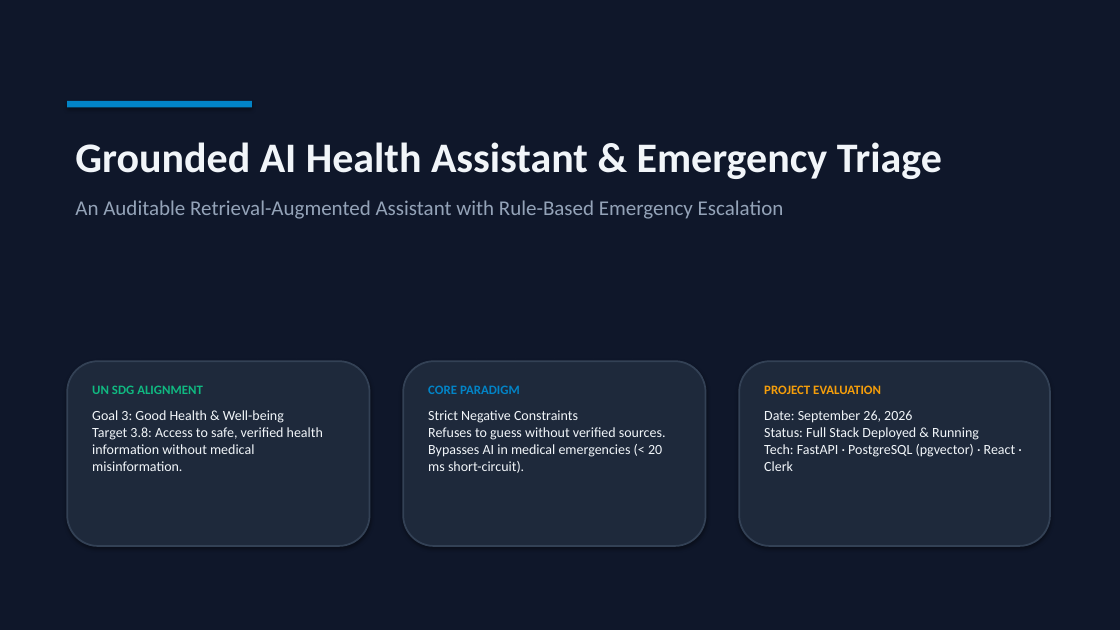
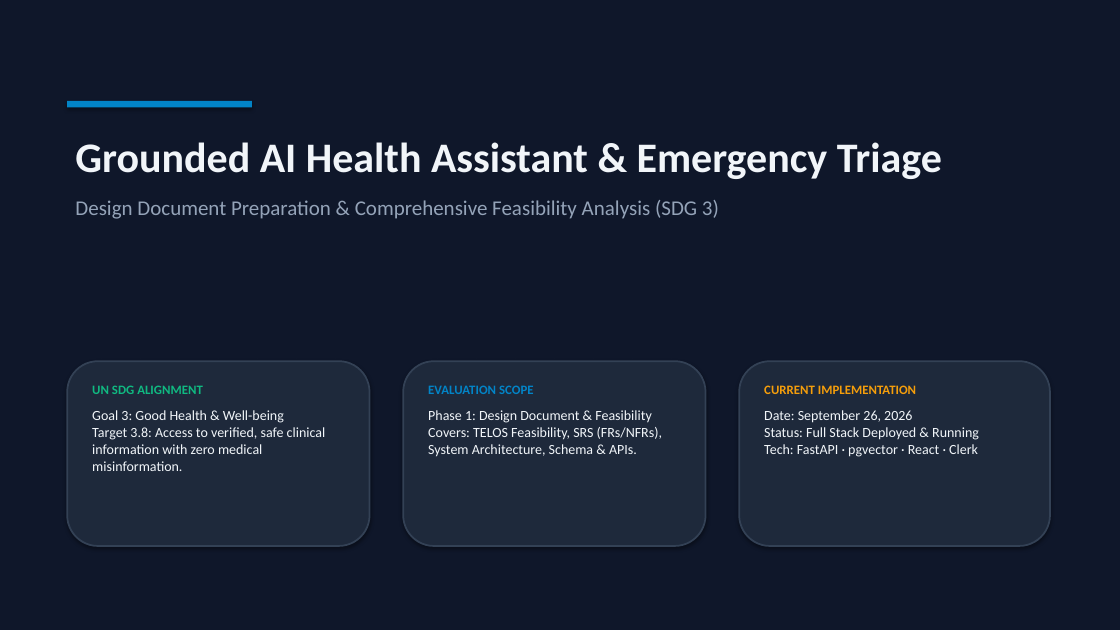
Before and after one commit to Shardul9999/Health_Assistant, a slide deck: slide 1 of docs/Health_Assistant_Evaluation.pptx. Drawn at 1120x630 pixels with LibreOffice and Linux fonts; fonts in the diff are those of the drawing. Boxes give left, top, right and bottom in pixels: in the first picture for what was removed or moved away, otherwise in the second. Text is boxed around its words. In the diff, an @@ line names an element or a change of style, - is before the commit and + after.

Commit message:
docs: add SRS requirements and TELOS feasibility analysis slides

```diff
--- a/docs/Health_Assistant_Evaluation.pptx
+++ b/docs/Health_Assistant_Evaluation.pptx
@@ text at <box>75,200,719,219</box>: text changed @@
-An Auditable Retrieval-Augmented Assistant with Rule-Based Emergency Escalation
+Design Document Preparation & Comprehensive Feasibility Analysis (SDG 3)
@@ text at <box>428,385,662,457</box>: text changed @@
-CORE PARADIGM
-Strict Negative Constraints
-Refuses to guess without verified sources. Bypasses AI in medical emergencies (< 20 ms short-circuit).
+EVALUATION SCOPE
+Phase 1: Design Document & Feasibility
+Covers: TELOS Feasibility, SRS (FRs/NFRs), System Architecture, Schema & APIs.
@@ text at <box>764,385,979,457</box>: text changed @@
-PROJECT EVALUATION
-Date: September 26, 2026
-Status: Full Stack Deployed & Running
-Tech: FastAPI · PostgreSQL (pgvector) · React · Clerk
+CURRENT IMPLEMENTATION
+Date: September 26, 2026
+Status: Full Stack Deployed & Running
+Tech: FastAPI · pgvector · React · Clerk
@@ text at <box>92,410,326,471</box>: text changed @@
-Goal 3: Good Health & Well-being
-Target 3.8: Access to safe, verified health information without medical misinformation.
+Goal 3: Good Health & Well-being
+Target 3.8: Access to verified, safe clinical information with zero medical misinformation.
```
Also in this commit, not shown: 12 other slides changed, 3 slides added, 2 other files.
